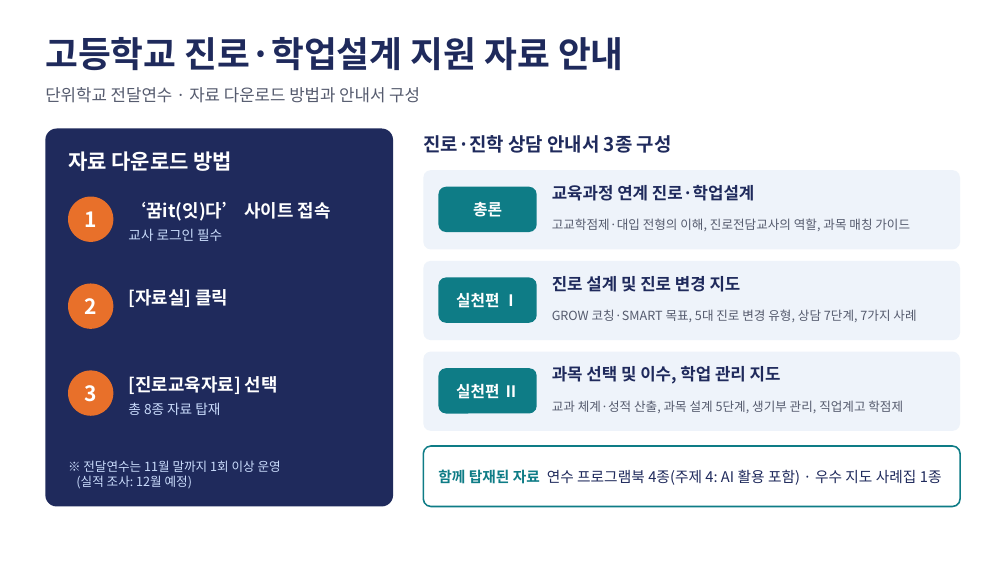
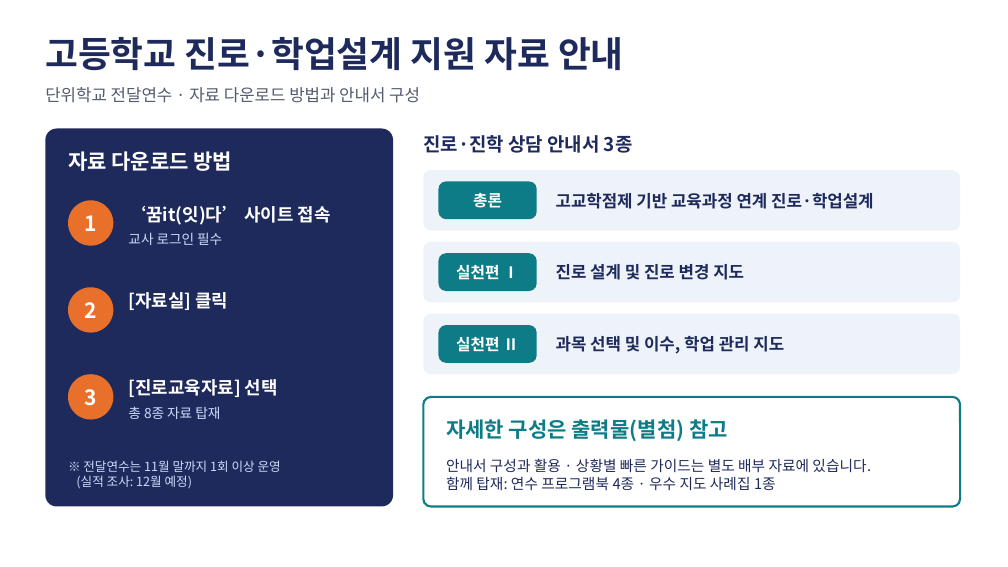
Before and after one commit to asgst200004-ux/career-worksheet-tracker, a slide deck: slide 1 of output/진로학업설계_지원자료_안내_1장.pptx. Drawn at 1008x567 pixels with LibreOffice and Linux fonts; fonts in the diff are those of the drawing. Boxes give left, top, right and bottom in pixels: in the first picture for what was removed or moved away, otherwise in the second. Text is boxed around its words. In the diff, an @@ line names an element or a change of style, - is before the commit and + after.

```diff
--- a/output/진로학업설계_지원자료_안내_1장.pptx
+++ b/output/진로학업설계_지원자료_안내_1장.pptx
@@ text at <box>423,135,633,153</box>: text changed @@
-진로·진학 상담 안내서 3종 구성
+진로·진학 상담 안내서 3종
@@ rounded rectangle: place and size @@
-rounded rectangle at <box>423,170,960,250</box>
+rounded rectangle at <box>423,170,960,231</box>
@@ text "총론": place and size @@
-text "총론" at <box>473,202,502,217</box>
+text "총론" at <box>473,193,502,208</box>
@@ rounded rectangle: place and size @@
-rounded rectangle at <box>439,187,537,232</box>
+rounded rectangle at <box>439,181,537,219</box>
@@ text at <box>556,193,873,209</box>: text changed @@
-교육과정 연계 진로·학업설계
+고교학점제 기반 교육과정 연계 진로·학업설계
@@ text removed at <box>552,218,910,231</box> @@
-고교학점제·대입 전형의 이해, 진로전담교사의 역할, 과목 매칭 가이드
@@ rounded rectangle: place and size @@
-rounded rectangle at <box>423,261,960,340</box>
+rounded rectangle at <box>423,242,960,302</box>
@@ text "실천편 Ⅰ": place and size @@
-text "실천편 Ⅰ" at <box>456,293,519,308</box>
+text "실천편 Ⅰ" at <box>456,265,519,280</box>
@@ rounded rectangle: place and size @@
-rounded rectangle at <box>439,278,537,323</box>
+rounded rectangle at <box>439,253,537,291</box>
@@ text "진로 설계 및 진로 변경 ...": place and size @@
-text "진로 설계 및 진로 변경 ..." at <box>552,276,741,292</box>
+text "진로 설계 및 진로 변경 ..." at <box>556,264,744,280</box>
@@ rounded rectangle: place and size @@
-rounded rectangle at <box>423,352,960,431</box>
+rounded rectangle at <box>423,314,960,374</box>
@@ proportions changed in 6 elements at <box>423,170,960,231</box>, <box>439,181,537,219</box>, <box>423,242,960,302</box>, <box>439,253,537,291</box>, <box>423,314,960,374</box>, <box>439,325,537,363</box> @@
@@ text "실천편 Ⅱ": place and size @@
-text "실천편 Ⅱ" at <box>456,384,519,399</box>
+text "실천편 Ⅱ" at <box>456,337,519,352</box>
@@ rounded rectangle: place and size @@
-rounded rectangle at <box>439,368,537,414</box>
+rounded rectangle at <box>439,325,537,363</box>
@@ text removed at <box>552,309,916,322</box> @@
-GROW 코칭·SMART 목표, 5대 진로 변경 유형, 상담 7단계, 7가지 사례
@@ text "과목 선택 및 이수, 학업 ...": place and size @@
-text "과목 선택 및 이수, 학업 ..." at <box>552,366,781,384</box>
+text "과목 선택 및 이수, 학업 ..." at <box>556,336,784,354</box>
@@ 6 texts, 3 ellipses: place and size @@
-6 texts, 3 ellipses at <box>68,197,331,416</box>
+6 texts, 3 ellipses at <box>68,200,331,420</box>
@@ rounded rectangle: place and size @@
-rounded rectangle at <box>423,446,960,507</box>
+rounded rectangle at <box>423,397,960,507</box>
@@ rounded rectangle at <box>423,397,960,507</box>: outline #0E7C86 1.5 pt to #0E7C86 2 pt; proportions changed @@
@@ text added at <box>446,419,728,441</box>, 20 pt, text #0E7C86, bold @@
+자세한 구성은 출력물(별첨) 참고
@@ text removed at <box>552,400,903,413</box> @@
-교과 체계·성적 산출, 과목 설계 5단계, 생기부 관리, 직업계고 학점제
@@ text at <box>446,458,871,490</box>: text changed @@
-함께 탑재된 자료 연수 프로그램북 4종(주제 4: AI 활용 포함) · 우수 지도 사례집 1종
+안내서 구성과 활용 · 상황별 빠른 가이드는 별도 배부 자료에 있습니다.
+함께 탑재: 연수 프로그램북 4종 · 우수 지도 사례집 1종
```
Also in this commit, not shown: 1 other file.
